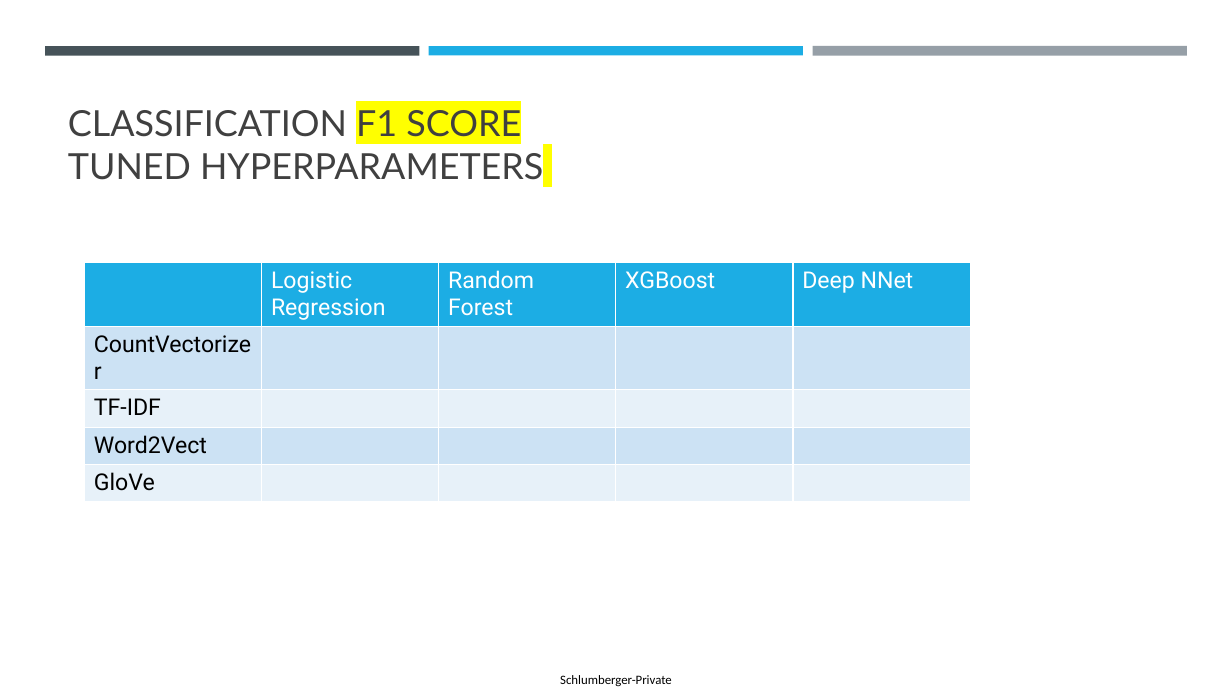
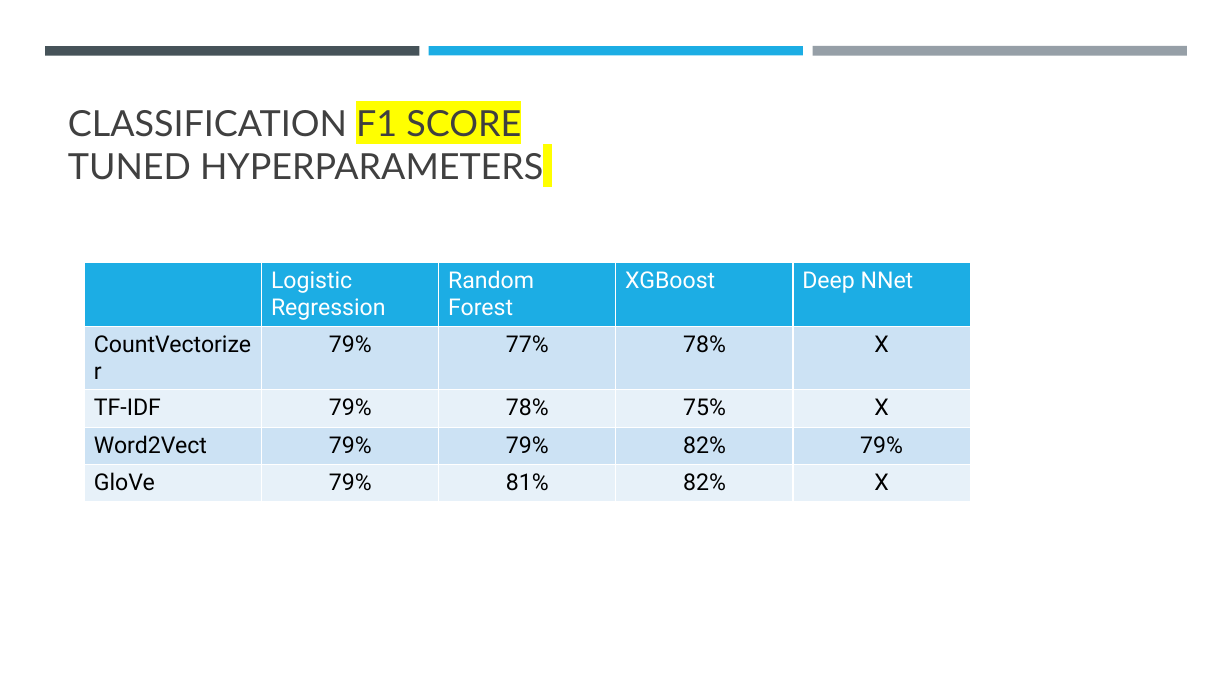
Before and after one commit to philipayazi/Disaster_Tweets, a slide deck: slide 7 of FinalProject_presentation.pptx. Drawn at 1232x693 pixels with LibreOffice and Linux fonts; fonts in the diff are those of the drawing. Boxes give left, top, right and bottom in pixels: in the first picture for what was removed or moved away, otherwise in the second. Text is boxed around its words. In the diff, an @@ line names an element or a change of style, - is before the commit and + after.

```diff
--- a/FinalProject_presentation.pptx
+++ b/FinalProject_presentation.pptx
@@ table at bbox=[85, 262, 972, 495] @@
-row 2: CountVectorizer |  |  |  | 
+row 2: CountVectorizer | 79% | 77% | 78% | X
-row 3: TF-IDF |  |  |  | 
+row 3: TF-IDF | 79% | 78% | 75% | X
-row 4: Word2Vect |  |  |  | 
+row 4: Word2Vect | 79% | 79% | 82% | 79%
-row 5: GloVe |  |  |  | 
+row 5: GloVe | 79% | 81% | 82% | X
@@ rectangle added at bbox=[529, 672, 694, 692], fill #FFFFFF @@
@@ text removed at bbox=[560, 675, 672, 686] @@
-Schlumberger-Private
```
Also in this commit, not shown: 8 other slides changed, 2 slides added, 2 slides removed.
